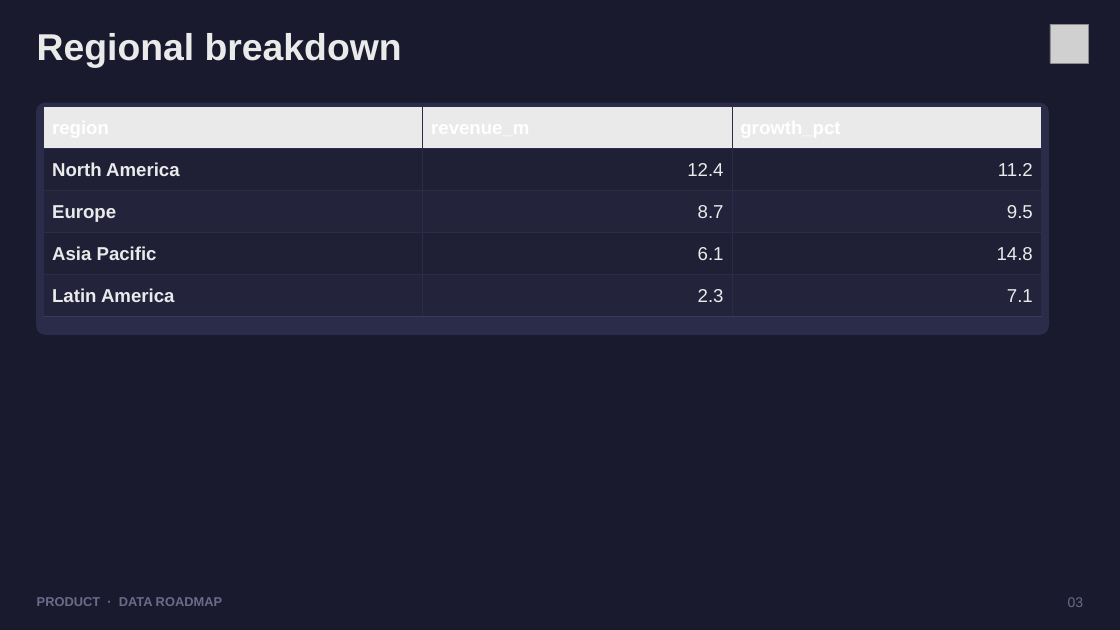
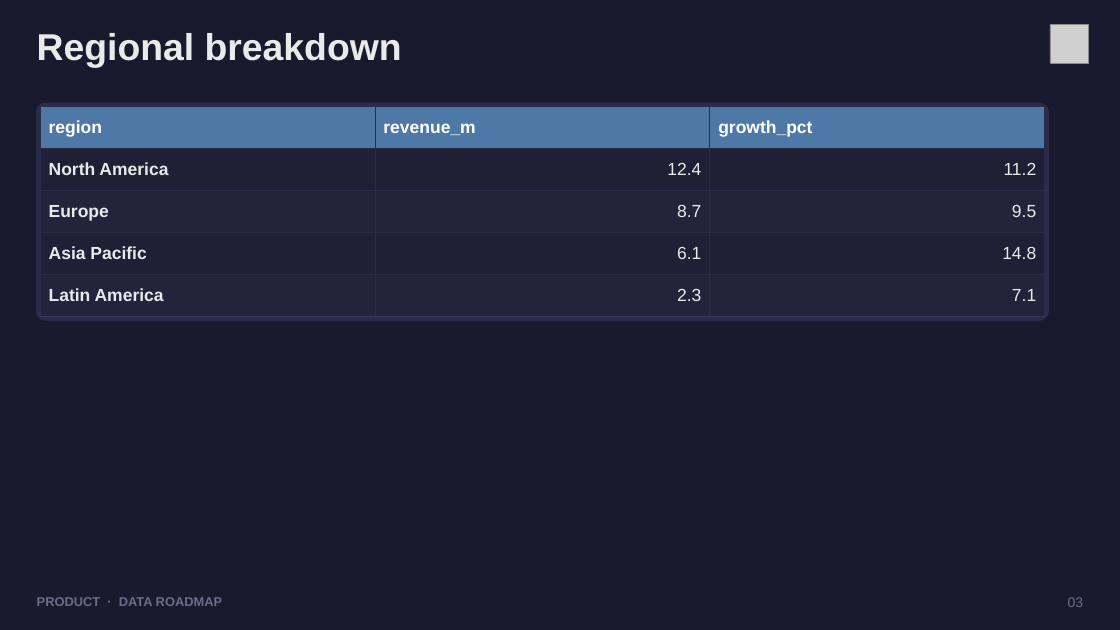
Before and after one commit to dhanesh123in/ppt-gen, a slide deck: slide 3 of examples/demo.pptx. Drawn at 1120x630 pixels with LibreOffice and Linux fonts; fonts in the diff are those of the drawing; grey boxes stand for pictures. Boxes give left, top, right and bottom in pixels: in the first picture for what was removed or moved away, otherwise in the second. Text is boxed around its words. In the diff, an @@ line names an element or a change of style, - is before the commit and + after.

```diff
--- a/examples/demo.pptx
+++ b/examples/demo.pptx
@@ rounded rectangle: place and size @@
-rounded rectangle at (37,103,1049,334)
+rounded rectangle at (37,103,1049,320)
@@ rounded rectangle at (37,103,1049,320): proportions changed @@
@@ table at (40,107,1046,305) @@
@@ fill #EAEAEA to #4E79A7 in row 1 @@
@@ size 16 to 15 pt @@
@@ table: place and size @@
-table at (44,107,1041,306)
+table at (40,107,1046,305)
```
Also in this commit, not shown: 2 other slides changed, 11 other files.
